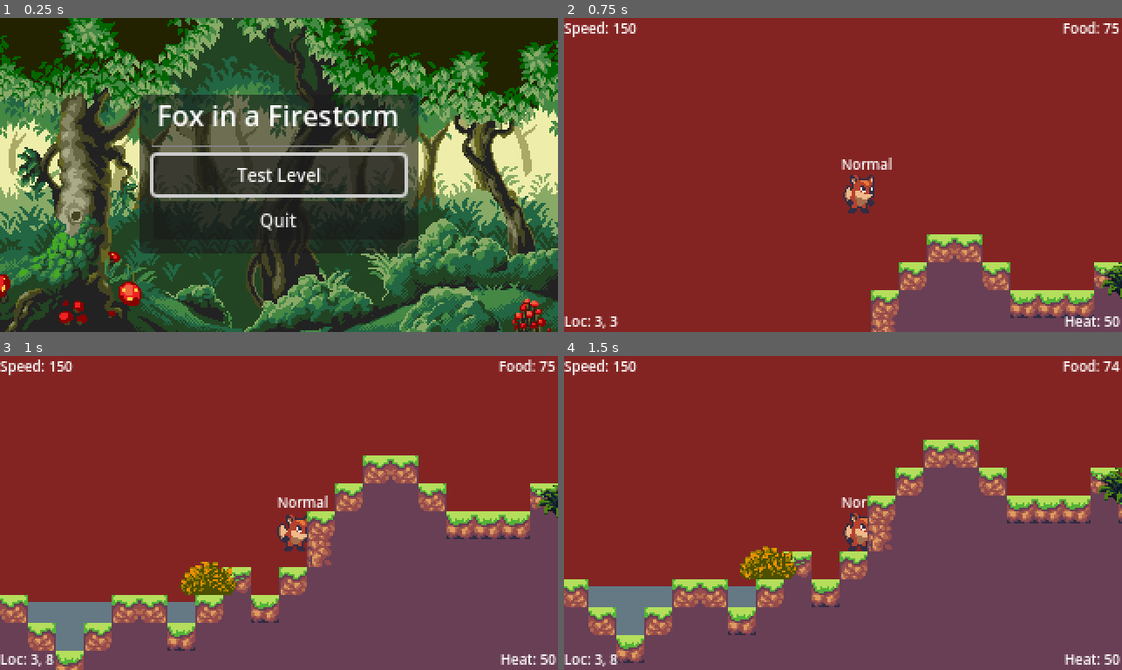
Above: before the commit, frames 1-4 (two rows, left to right).
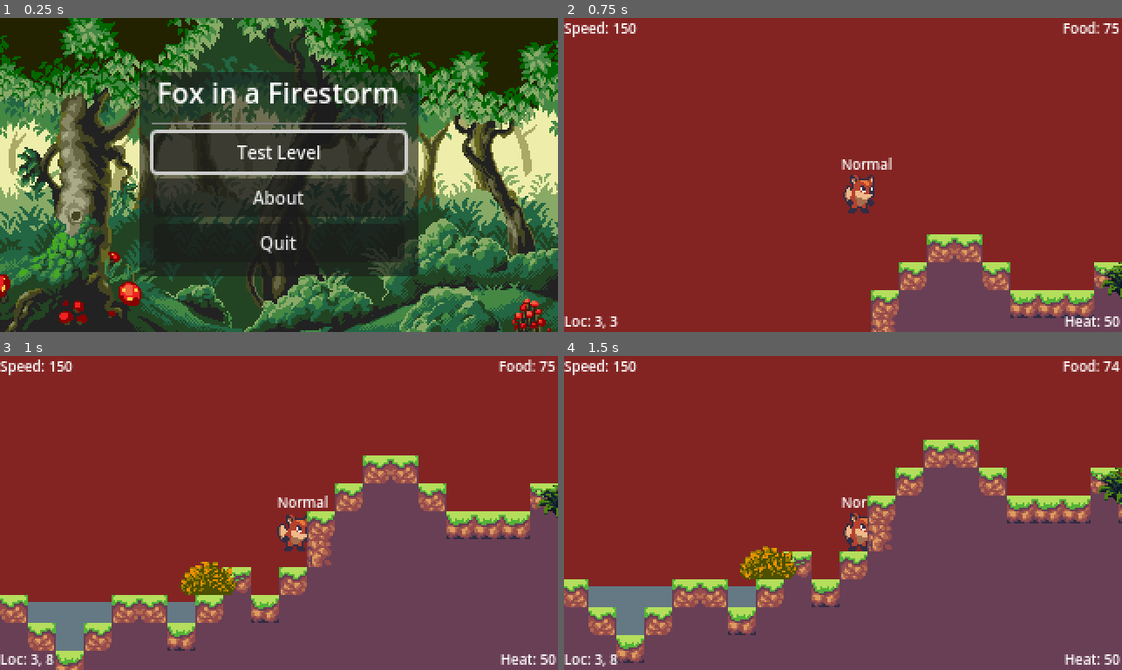
Above: after the commit, the same moments.

Repository: JP-Dhabolt/fox-in-a-firestorm
Game: Godot game, scene res://scenes/levels/Main.tscn
Two runs of this game, one before a commit and one after it. Both use one fixed random seed, a clock stepped at 60 frames per second and the inputs below. The engine's default icon, where the game draws it, is replaced by a stand-in: a white triangle on a blue panel in a dark square.
Inputs:
- Up to frame 1 (0.25 s): no input
- Up to frame 2 (0.75 s): click "Test Level" at 0.5 s
- Up to frame 3 (1 s): no input
- Up to frame 4 (1.5 s): hold D (move_right) from 1.28 s (still down); tap S (pounce) at 1.35 s

The runs differ from the first frame. In frame 1, 14% of the frame differs, in the area x 25-75%, y 17-83%; in frame 2, nothing differs; in frame 3, nothing differs; in frame 4, nothing differs.

Commit message:
Add an About menu

Diff:
--- /dev/null
+++ b/game/override.cfg
@@ -0,0 +1 @@
+application/config/version="__placeholder_version__"
--- a/game/project.godot
+++ b/game/project.godot
@@ -11,6 +11,7 @@
 [application]
 
 config/name="Fox_in_a_Firestorm"
+config/version="Local"
 run/main_scene="res://scenes/levels/Main.tscn"
 config/features=PackedStringArray("4.4")
 config/icon="res://icon.png"
--- /dev/null
+++ b/game/scenes/interface/AboutMenu/AboutMenu.gd
@@ -0,0 +1,14 @@
+class_name AboutMenu extends ColorRect
+
+@onready var version_label: Label = find_child("VersionLabel")
+@onready var return_button: Button = find_child("ReturnButton")
+
+signal return_to_main_menu_requested()
+
+func _ready() -> void:
+	version_label.text = "Version: " + ProjectSettings.get_setting("application/config/version")
+	return_button.pressed.connect(_on_return_button_pressed)
+
+func _on_return_button_pressed() -> void:
+	return_to_main_menu_requested.emit()
+	hide()
--- /dev/null
+++ b/game/scenes/interface/AboutMenu/AboutMenu.tscn
@@ -0,0 +1,61 @@
+[gd_scene load_steps=2 format=3 uid="uid://cs6mhwhetd0uc"]
+
+[ext_resource type="Script" uid="uid://k28y3usxgvr8" path="res://scenes/interface/AboutMenu/AboutMenu.gd" id="1_2kdxd"]
+
+[node name="AboutMenu" type="ColorRect"]
+anchors_preset = 15
+anchor_right = 1.0
+anchor_bottom = 1.0
+grow_horizontal = 2
+grow_vertical = 2
+color = Color(1, 1, 1, 0)
+script = ExtResource("1_2kdxd")
+
+[node name="CenterContainer" type="CenterContainer" parent="."]
+layout_mode = 1
+anchors_preset = 15
+anchor_right = 1.0
+anchor_bottom = 1.0
+grow_horizontal = 2
+grow_vertical = 2
+
+[node name="PanelContainer" type="PanelContainer" parent="CenterContainer"]
+custom_minimum_size = Vector2(160, 0)
+layout_mode = 2
+
+[node name="MarginContainer" type="MarginContainer" parent="CenterContainer/PanelContainer"]
+layout_mode = 2
+theme_override_constants/margin_left = 8
+theme_override_constants/margin_right = 8
+theme_override_constants/margin_bottom = 8
+
+[node name="VBoxContainer" type="VBoxContainer" parent="CenterContainer/PanelContainer/MarginContainer"]
+layout_mode = 2
+
+[node name="VersionLabel" type="Label" parent="CenterContainer/PanelContainer/MarginContainer/VBoxContainer"]
+layout_mode = 2
+text = "Version x.x.x"
+horizontal_alignment = 1
+
+[node name="HSeparator" type="HSeparator" parent="CenterContainer/PanelContainer/MarginContainer/VBoxContainer"]
+layout_mode = 2
+
+[node name="CopyLabel" type="Label" parent="CenterContainer/PanelContainer/MarginContainer/VBoxContainer"]
+layout_mode = 2
+text = "Copyright 2025 by JP Dhabolt"
+horizontal_alignment = 1
+
+[node name="HSeparator2" type="HSeparator" parent="CenterContainer/PanelContainer/MarginContainer/VBoxContainer"]
+layout_mode = 2
+
+[node name="CreditLabel" type="Label" parent="CenterContainer/PanelContainer/MarginContainer/VBoxContainer"]
+custom_minimum_size = Vector2(250, 0)
+layout_mode = 2
+text = "Credits at https://github.com/JP-Dhabolt/fox-in-a-firestorm/blob/main/CREDITS.md"
+horizontal_alignment = 1
+autowrap_mode = 2
+
+[node name="ReturnButton" type="Button" parent="CenterContainer/PanelContainer/MarginContainer/VBoxContainer"]
+layout_mode = 2
+theme_override_font_sizes/font_size = 10
+text = "Return"
--- a/game/scenes/interface/MainMenu/MainMenu.gd
+++ b/game/scenes/interface/MainMenu/MainMenu.gd
@@ -1,13 +1,17 @@
-extends ColorRect
+class_name MainMenu extends ColorRect
 
 @onready var test_level_button: Button = find_child("TestLevelButton")
+@onready var about_button: Button = find_child("AboutButton")
 @onready var quit_button: Button = find_child("QuitButton")
+
+signal about_menu_requested()
 
 var hide_quit_on_plaform: bool = OS.get_name() == "Web"
 
 # Called when the node enters the scene tree for the first time.
 func _ready():
 	_setup_test_level_button()
+	_setup_about_button()
 	_setup_quit_button()
 
 func _load_test_level():
@@ -17,6 +21,13 @@
 	test_level_button.pressed.connect(_load_test_level)
 	test_level_button.grab_focus()
 
+func _setup_about_button():
+	about_button.pressed.connect(_about_menu_requested)
+
+func _about_menu_requested():
+	about_menu_requested.emit()
+	hide()
+
 func _setup_quit_button():
 	if hide_quit_on_plaform:
 		quit_button.queue_free()
--- a/game/scenes/interface/MainMenu/MainMenu.tscn
+++ b/game/scenes/interface/MainMenu/MainMenu.tscn
@@ -2,9 +2,7 @@
 
 [ext_resource type="Script" uid="uid://1tsrs6tdg8ur" path="res://scenes/interface/MainMenu/MainMenu.gd" id="2_g1n1f"]
 
-[node name="CanvasLayer" type="CanvasLayer"]
-
-[node name="MainMenu" type="ColorRect" parent="."]
+[node name="MainMenu" type="ColorRect"]
 anchors_preset = 15
 anchor_right = 1.0
 anchor_bottom = 1.0
@@ -13,7 +11,7 @@
 color = Color(1, 1, 1, 0)
 script = ExtResource("2_g1n1f")
 
-[node name="CenterContainer" type="CenterContainer" parent="MainMenu"]
+[node name="CenterContainer" type="CenterContainer" parent="."]
 layout_mode = 1
 anchors_preset = 15
 anchor_right = 1.0
@@ -21,33 +19,38 @@
 grow_horizontal = 2
 grow_vertical = 2
 
-[node name="PanelContainer" type="PanelContainer" parent="MainMenu/CenterContainer"]
+[node name="PanelContainer" type="PanelContainer" parent="CenterContainer"]
 custom_minimum_size = Vector2(160, 0)
 layout_mode = 2
 
-[node name="MarginContainer" type="MarginContainer" parent="MainMenu/CenterContainer/PanelContainer"]
+[node name="MarginContainer" type="MarginContainer" parent="CenterContainer/PanelContainer"]
 layout_mode = 2
 theme_override_constants/margin_left = 8
 theme_override_constants/margin_right = 8
 theme_override_constants/margin_bottom = 8
 
-[node name="VBoxContainer" type="VBoxContainer" parent="MainMenu/CenterContainer/PanelContainer/MarginContainer"]
+[node name="VBoxContainer" type="VBoxContainer" parent="CenterContainer/PanelContainer/MarginContainer"]
 layout_mode = 2
 
-[node name="MainMenuLabel" type="Label" parent="MainMenu/CenterContainer/PanelContainer/MarginContainer/VBoxContainer"]
+[node name="MainMenuLabel" type="Label" parent="CenterContainer/PanelContainer/MarginContainer/VBoxContainer"]
 layout_mode = 2
 text = "Fox in a Firestorm"
 horizontal_alignment = 1
 
-[node name="HSeparator" type="HSeparator" parent="MainMenu/CenterContainer/PanelContainer/MarginContainer/VBoxContainer"]
+[node name="HSeparator" type="HSeparator" parent="CenterContainer/PanelContainer/MarginContainer/VBoxContainer"]
 layout_mode = 2
 
-[node name="TestLevelButton" type="Button" parent="MainMenu/CenterContainer/PanelContainer/MarginContainer/VBoxContainer"]
+[node name="TestLevelButton" type="Button" parent="CenterContainer/PanelContainer/MarginContainer/VBoxContainer"]
 layout_mode = 2
 theme_override_font_sizes/font_size = 10
 text = "Test Level"
 
-[node name="QuitButton" type="Button" parent="MainMenu/CenterContainer/PanelContainer/MarginContainer/VBoxContainer"]
+[node name="AboutButton" type="Button" parent="CenterContainer/PanelContainer/MarginContainer/VBoxContainer"]
+layout_mode = 2
+theme_override_font_sizes/font_size = 10
+text = "About"
+
+[node name="QuitButton" type="Button" parent="CenterContainer/PanelContainer/MarginContainer/VBoxContainer"]
 layout_mode = 2
 theme_override_font_sizes/font_size = 10
 text = "Quit"
--- a/game/scenes/interface/MenuModal/MenuModal.tscn
+++ b/game/scenes/interface/MenuModal/MenuModal.tscn
@@ -198,6 +198,6 @@
 
 [node name="AnimationPlayer" type="AnimationPlayer" parent="MenuModal"]
 libraries = {
-"": SubResource("AnimationLibrary_71way")
+&"": SubResource("AnimationLibrary_71way")
 }
 autoplay = "Unpause"
--- /dev/null
+++ b/game/scenes/levels/Main.gd
@@ -0,0 +1,23 @@
+extends Node2D
+
+@onready var main_menu: MainMenu = find_child("MainMenu")
+@onready var about_menu: AboutMenu = find_child("AboutMenu")
+
+func _ready() -> void:
+	main_menu.about_menu_requested.connect(_on_about_menu_requested)
+	about_menu.return_to_main_menu_requested.connect(_on_return_to_main_menu_requested)
+
+	main_menu.show()
+	about_menu.hide()
+
+func _on_about_menu_requested() -> void:
+	about_menu.show()
+	main_menu.hide()
+
+	about_menu.grab_focus()
+
+func _on_return_to_main_menu_requested() -> void:
+	main_menu.show()
+	about_menu.hide()
+
+	main_menu.grab_focus()
--- a/game/scenes/levels/Main.tscn
+++ b/game/scenes/levels/Main.tscn
@@ -1,10 +1,13 @@
-[gd_scene load_steps=4 format=3 uid="uid://cwlq63ooe0kf1"]
+[gd_scene load_steps=6 format=3 uid="uid://cwlq63ooe0kf1"]
 
 [ext_resource type="Texture2D" uid="uid://b2nlw4agsakeo" path="res://sprites/sunnyland_forest_of_illusion/back.png" id="1_iohad"]
+[ext_resource type="Script" uid="uid://bx8nagbmw26ce" path="res://scenes/levels/Main.gd" id="1_ywf1f"]
 [ext_resource type="Texture2D" uid="uid://6ui8eidfwdx7" path="res://sprites/sunnyland_forest_of_illusion/middle.png" id="2_rflj3"]
 [ext_resource type="PackedScene" uid="uid://be1sw78cnhfjp" path="res://scenes/interface/MainMenu/MainMenu.tscn" id="3_iaaow"]
+[ext_resource type="PackedScene" uid="uid://cs6mhwhetd0uc" path="res://scenes/interface/AboutMenu/AboutMenu.tscn" id="4_5vxlb"]
 
 [node name="Main" type="Node2D"]
+script = ExtResource("1_ywf1f")
 
 [node name="Background" type="Sprite2D" parent="."]
 position = Vector2(80, 101)
@@ -18,4 +21,9 @@
 position = Vector2(155, 99)
 texture = ExtResource("2_rflj3")
 
-[node name="MainMenu" parent="." instance=ExtResource("3_iaaow")]
+[node name="CanvasLayer" type="CanvasLayer" parent="."]
+
+[node name="MainMenu" parent="CanvasLayer" instance=ExtResource("3_iaaow")]
+
+[node name="AboutMenu" parent="CanvasLayer" instance=ExtResource("4_5vxlb")]
+visible = false
Not shown, added: game/scenes/interface/AboutMenu/AboutMenu.gd.uid
Not shown, added: game/scenes/levels/Main.gd.uid
Not shown, changed: .github/workflows/release.yml
